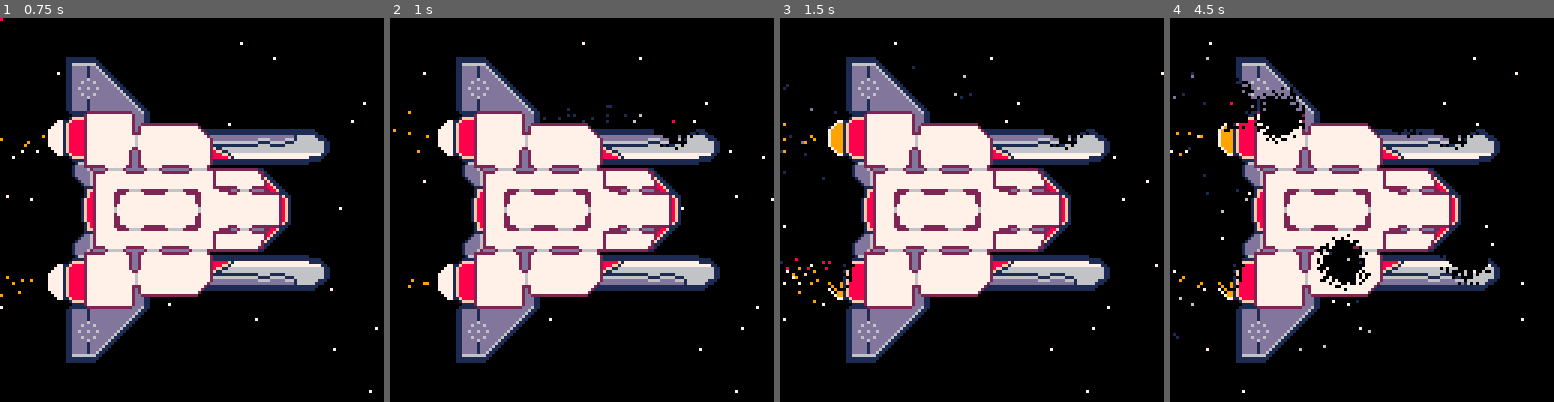
Above: before the commit, frames 1-4 (left to right).
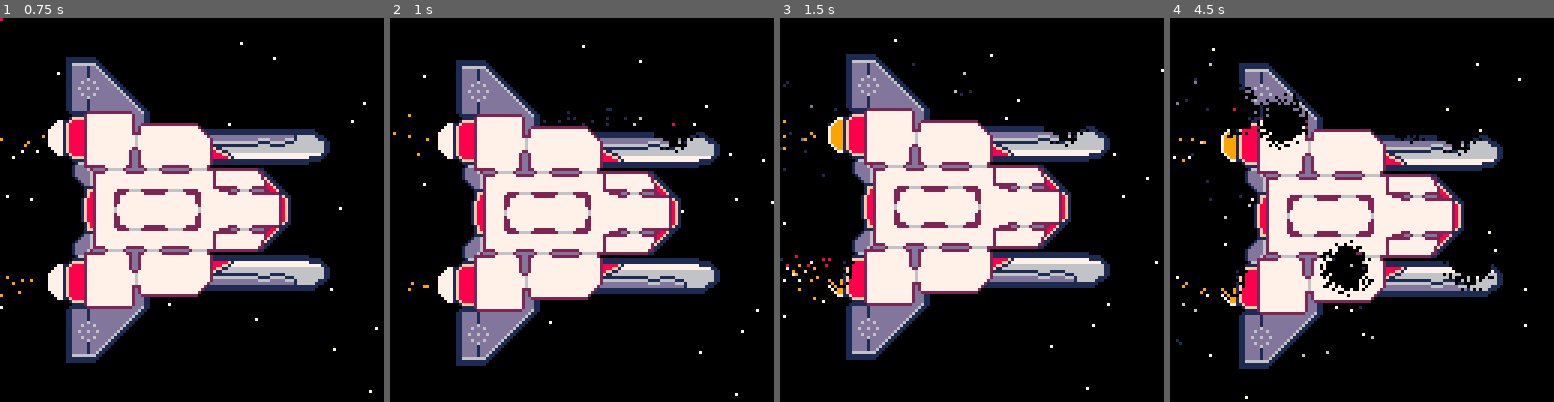
Above: after the commit, the same moments.

Repository: kiiro94/GGJ2020
Game: PICO-8 cartridge ggj2020.p8
Two runs of this game, one before a commit and one after it. Both use one fixed random seed, a clock stepped at 60 frames per second and the inputs below.
Inputs (mouse positions are in pixels of both pictures, inside the frame that each line leads up to):
- Up to frame 1 (0.75 s): tap X (X key) at 0.33 s; click (280, 121) at 0.67 s
- Up to frame 2 (1 s): no input
- Up to frame 3 (1.5 s): tap X (X key) at 1.07 s; click (826, 267) at 1.22 s
- Up to frame 4 (4.5 s): click (1277, 114) at 1.77 s; tap X (X key) at 1.85, 2.97, 4.08 s; click (1342, 259) at 2.32 s; click (1404, 106) at 2.87 s; click (1465, 256) at 3.42 s; click (1231, 102) at 3.97 s

Frame 1 is identical in both runs. In frame 2, 10% of the frame differs, in the area x 0-100%, y 6-99%; in frame 3, 11%; in frame 4, 17%, in the area x 0-93%, y 6-100%.

Commit message:
screenshake

Diff:
--- a/ggj2020.p8
+++ b/ggj2020.p8
@@ -27,6 +27,8 @@
        createParticle(p.x, p.y, p.c)
 	  end
    end
+
+   shake.t = 21
 end
 
 function recreateEveryPoint()
@@ -58,7 +60,7 @@
 
 function drawPoint(p)
    if p.s==1 then
-	  pset(p.x, p.y, p.c)
+	   pset(p.x, p.y, p.c)
    end
 end
 
@@ -137,13 +139,26 @@
    --end
 end
 
+function screenShake()
+   if shake.t > 0 then
+      if shake.t % 2 == 0 then
+         shake.x += rnd(3) - 1.5
+         shake.y += rnd(3) - 1.5
+      else
+         shake.x = 0
+         shake.y = 0
+      end
+      shake.t -= 1
+   end
+end
+
 --------------------------------
 
 
 
 
 function _init()
-    poke(0x5F2D, 1)
+   poke(0x5F2D, 1)
 	mx = stat(32)
 	my = stat(33)
 	mb = stat(34)
@@ -153,6 +168,8 @@
 
    particles = {}
    stars = createStars()
+
+   shake = { x = 0, y = 0, t = 0}
 end
 
 
@@ -163,11 +180,16 @@
 function mouseRight()
    recreateEveryPoint()
 end
+
+
+
 
 function _update()
 	mx = stat(32)
 	my = stat(33)
 
+   camera(0 + shake.x, 0 + shake.y)
+   screenShake()
 
 	if mb==0 then
 		mb = stat(34)
